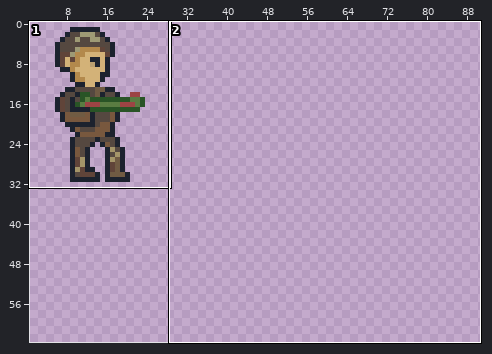
File history of a pixel-art file, Game Sprites/With new color/Updated Sprite v5.aseprite. Above: a wide view before the commit, with the close-up outlined.
Close-up. Before the commit:
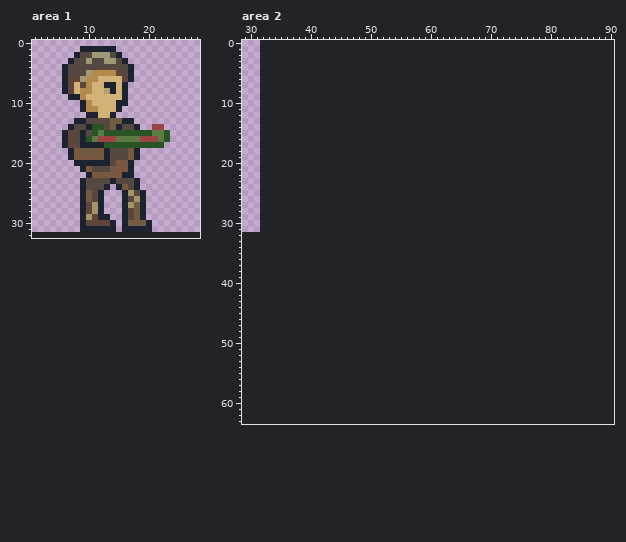
32x32 pixels, 1 frame. Colours within 5 levels of each other are drawn and written as one. Shown: area 1: x 1..28, y 0..32; area 2: x 29..90, y 0..63. The old version is drawn lined up with the new one, on the new canvas. The wide view leaves out empty margins.
The result:
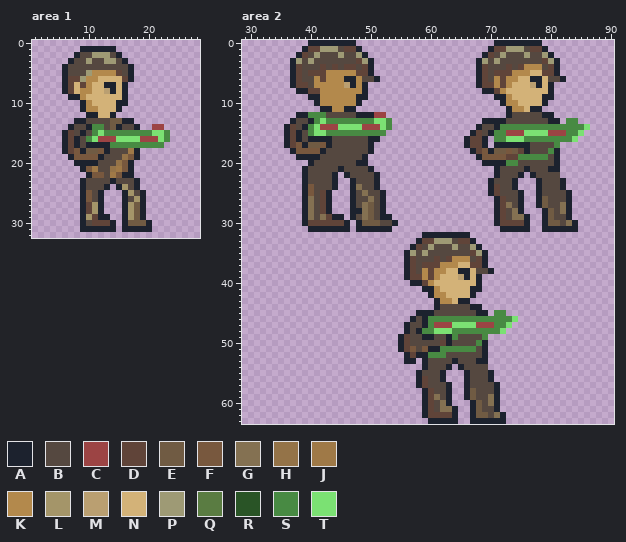
Palette (. is transparent): A #1c222e  B #554840  C #9c4444  D #604439  E #705b43  F #78583e  G #847152  H #947348  J #9f7947  K #b3894c  L #a49569  M #ba9f71  N #d3b278  P #9e9a75  Q #5a7c42  R #295426  S #488a43  T #7be173
The author wrote: body proportions
Difference:
canvas 32x32 -> 96x64
--- area 1
@@ x 1..28 @@
 13 .......AABBBBEEAA...........
-14 ......ABBARRBEABBA..CC......
-15 .....ADBABRQRRRRRRRRQQR.....
-16 .....ADBARQCCCQQQQCCCQR.....
-17 .....ADBAAAARRRRRRRRRR......
-18 ......AFEEEFABBBFA..........
-19 ......AFFFFFABBBFA..........
-20 .......AAAAAABFFA...........
-21 ........AFBBBFFFA...........
-22 .........AFFFFFAA...........
+14 ......ABBASSBEABBA..CC......
+15 .....ADBABSTSSSSSSSSTTS.....
+16 .....ADABSTCCCTTTTCCCTS.....
+17 .....ADABAAAASSSSSSSSS......
+18 .....ADFAEEFABBBJA..........
+19 ......AFFFFABBBHFA..........
+20 .......AAAABBBHFA...........
+21 ........AFJBBHJFA...........
+22 .........AFFBJFAA...........
 23 ........ABBBBABBBA..........
-24 ........ABBBA.AFBA..........
+24 ........ABBBA.ALBA..........
 25 ........AFBA...ALBA.........
@@ x 15..19 @@
 27 .ALEA
-28 .ADEA
-29 .ADEA
+28 .ALEA
+29 .ALEA
 30 .AEEE
--- area 2
@@ x 29..90 @@
- 0 ..............................................................
- 1 ..............................................................
- 2 ..............................................................
- 3 ..............................................................
- 4 ..............................................................
- 5 ..............................................................
- 6 ..............................................................
- 7 ..............................................................
- 8 ..............................................................
- 9 ..............................................................
-10 ..............................................................
-11 ..............................................................
-12 ..............................................................
-13 ..............................................................
-14 ..............................................................
-15 ..............................................................
-16 ..............................................................
-17 ..............................................................
-18 ..............................................................
-19 ..............................................................
-20 ..............................................................
-21 ..............................................................
-22 ..............................................................
-23 ..............................................................
-24 ..............................................................
-25 ..............................................................
-26 ..............................................................
-27 ..............................................................
-28 ..............................................................
-29 ..............................................................
-30 ..............................................................
-31 ..............................................................
-32 ..............................................................
-33 ..............................................................
-34 ..............................................................
-35 ..............................................................
-36 ..............................................................
-37 ..............................................................
-38 ..............................................................
-39 ..............................................................
-40 ..............................................................
-41 ..............................................................
-42 ..............................................................
-43 ..............................................................
-44 ..............................................................
-45 ..............................................................
-46 ..............................................................
-47 ..............................................................
-48 ..............................................................
-49 ..............................................................
-50 ..............................................................
-51 ..............................................................
-52 ..............................................................
-53 ..............................................................
-54 ..............................................................
-55 ..............................................................
-56 ..............................................................
-57 ..............................................................
-58 ..............................................................
-59 ..............................................................
-60 ..............................................................
-61 ..............................................................
-62 ..............................................................
-63 ..............................................................
+ 0 ...........AAAAAAAA.......................AAAAAAAA............
+ 1 ..........ADDPPPBDDA.....................ADDPPPBDDA...........
+ 2 .........ADBPBBBPBBPA...................ADBPBBBPBBPA..........
+ 3 ........APBPBBBBBBBDPA.................APBPBBBBBBBDPA.........
+ 4 ........ADBBBDBDBDDBDA.................ADBBBDBDKKKBDA.........
+ 5 ........ADBDDDKKKKKDDA.................ADBDDDKKKNNDDA.........
+ 6 ........ADBBKDKKKAAKBBA................ADBKDKKNNAANBBA........
+ 7 ........ADDBKKKKKMAKA..................ADDKDKNNNMANA..........
+ 8 .........AADDKKKKKKKA...................AADKNNNNNNNA..........
+ 9 ...........AAKKKKKKAA.....................AAKNNNNNAA..........
+10 ............AKKKKKKA.......................AKKNNNNA...........
+11 .............AAKKAA.........................AKKNAA............
+12 .........AASSSBBBBBAAACC....................ABBBBBAA..........
+13 ........ABBASTSSSSSSSSTTS...............AAAABBBBBBBAA.SS......
+14 .......ADBASTCCCTTTTCCCTS..............ABBASSSSSSSSSSSSSST....
+15 .......ADABSTTSSSSSSSSSS..............ADBASSCCCTTTTCCCSST.....
+16 .......ADABAAAABBBBBBAA..............ADDA.SSTTTSSSSSSSST......
+17 .......ADFAEEFABBBBBBA...............ADDA.AAAAAABBBBS.........
+18 ........AFFFFABBBBBBBA................ADFAEEFEDABBBSA.........
+19 .........AAAABBBBBBBA..................AFFFFDDSSSSSBA.........
+20 ...........ABBBBBBBAA...................AAAASSBBBBBBA.........
+21 ..........ABBBBBABBBBA....................ABBBBABBBAA.........
+22 ..........ABBBBA.ABBBBA...................ABBBA.ABBBB.........
+23 ..........ABBBBA..ABBBA..................ABBBA...ABBBA........
+24 ..........AFBBBA..AGBBA..................ADBBA...ABBBA........
+25 ..........AFBDA...ABGBBA.................ADBBBA..ABBBBA.......
+26 ..........AGBDA...ABBGBA..................ADBBA..AEBBBA.......
+27 ..........AGBDA...ABGEBA..................ADGBA..AEBBGA.......
+28 ..........AGBDA...AAGEBA..................ADBGA...AEBGA.......
+29 ..........AGBGDAA.ABGEBAA.................ADBGGA..AEBBA.......
+30 ..........ADDDDDDA.AEEEBBA................ADDDDA..AEEBGA......
+31 ...........AAAAAAA.AAAAAA..................AAAAA..AAAAAA......
+32 ..............................AAAAAAAA........................
+33 .............................ADDPPPBDDA.......................
+34 ............................ADBPBBBPBBPA......................
+35 ...........................APBPBBBBBBBDPA.....................
+36 ...........................ADBBBDBDKKKBDA.....................
+37 ...........................ADBDDDKKKNNDDA.....................
+38 ...........................ADBKDKKNNAANBBA....................
+39 ...........................ADDKDKNNNMANA......................
+40 ............................AADKNNNNNNNA......................
+41 ..............................AAKNNNNNAA......................
+42 ...............................AKKNNNNA.......................
+43 ................................AKKNAA........................
+44 ................................ABBBBBAA......................
+45 .............................AAABBBBBBBAA.SS..................
+46 ............................ABASSSSSSSSSSSSSST................
+47 ...........................ABBASCCCTTTTCCCSST.................
+48 ...........................ABASSTTTSSSSSSSST..................
+49 ..........................ADBBAABBASBBBBS.....................
+50 ..........................ADBBBBBDABBBBSA.....................
+51 ..........................ADFBFAASSSSSSBA.....................
+52 ...........................ADAASSSBBBBBBA.....................
+53 ...........................AA.ABBBBABBBAA.....................
+54 ..............................ABBBA.ABBBB.....................
+55 .............................ABBBA...ABBBA....................
+56 .............................ADBBA...ABBBA....................
+57 .............................ADBBBA..ABBBBA...................
+58 ..............................ADBBA..AEBBBA...................
+59 ..............................ADGBA..AEBBGA...................
+60 ..............................ADBGA...AEBGA...................
+61 ..............................ADBGGA..AEBBA...................
+62 ..............................ADDDDA..AEEBGA..................
+63 ...............................AAAAA..AAAAAA..................
Boxes around the changes in both close-ups, in picture pixels (x1, y1, x2, y2):
changed: (62, 124, 170, 220)
added: (284, 40, 590, 424)
